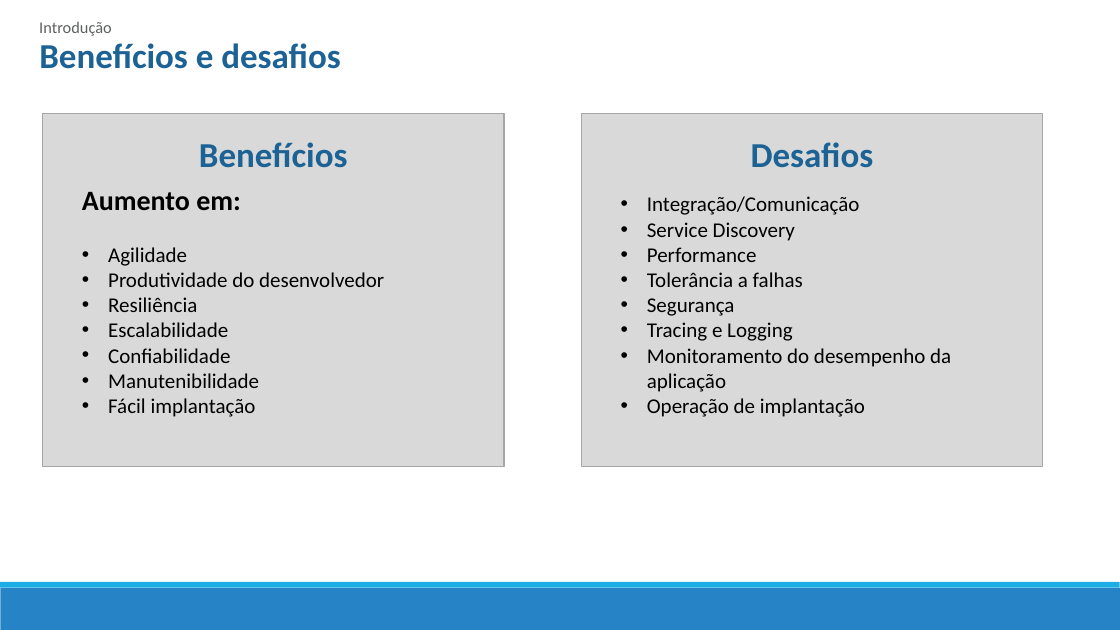
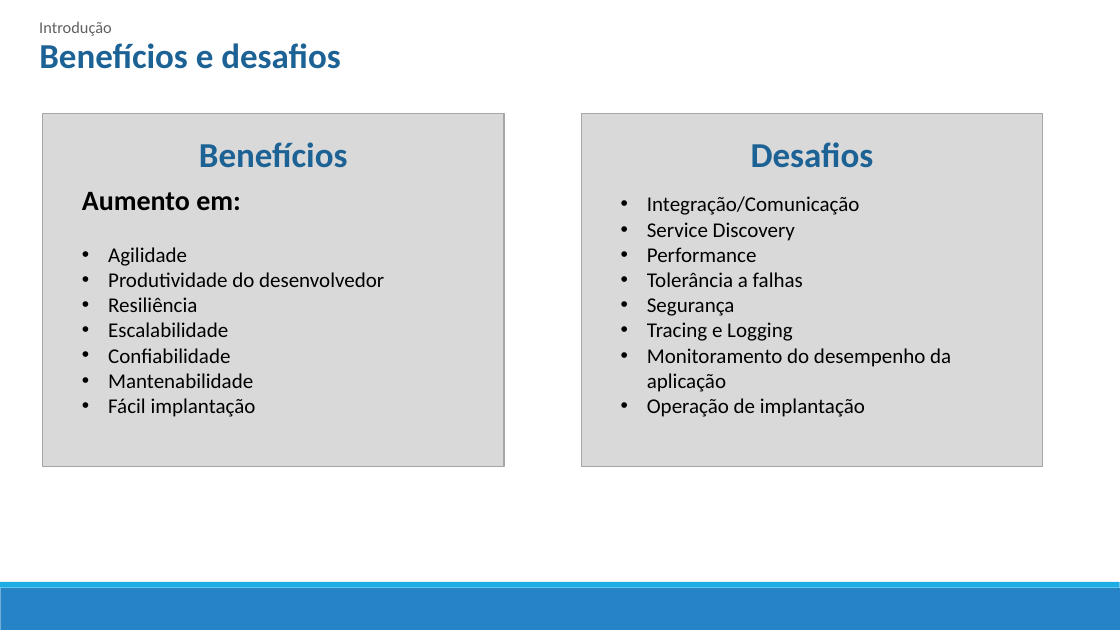
Before and after one commit to mrezende/architecture-discipline, a slide deck: slide 5 of article-presentation/Artigo.pptx. Drawn at 1120x630 pixels with LibreOffice and Linux fonts; fonts in the diff are those of the drawing. Boxes give left, top, right and bottom in pixels: in the first picture for what was removed or moved away, otherwise in the second. Text is boxed around its words. In the diff, an @@ line names an element or a change of style, - is before the commit and + after.

```diff
--- a/article-presentation/Artigo.pptx
+++ b/article-presentation/Artigo.pptx
@@ text at bbox=[108, 373, 253, 388]: text changed @@
-• Manutenibilidade
+• Mantenabilidade
```
Also in this commit, not shown: 2 slides added, 2 slides removed, 1 other file.
